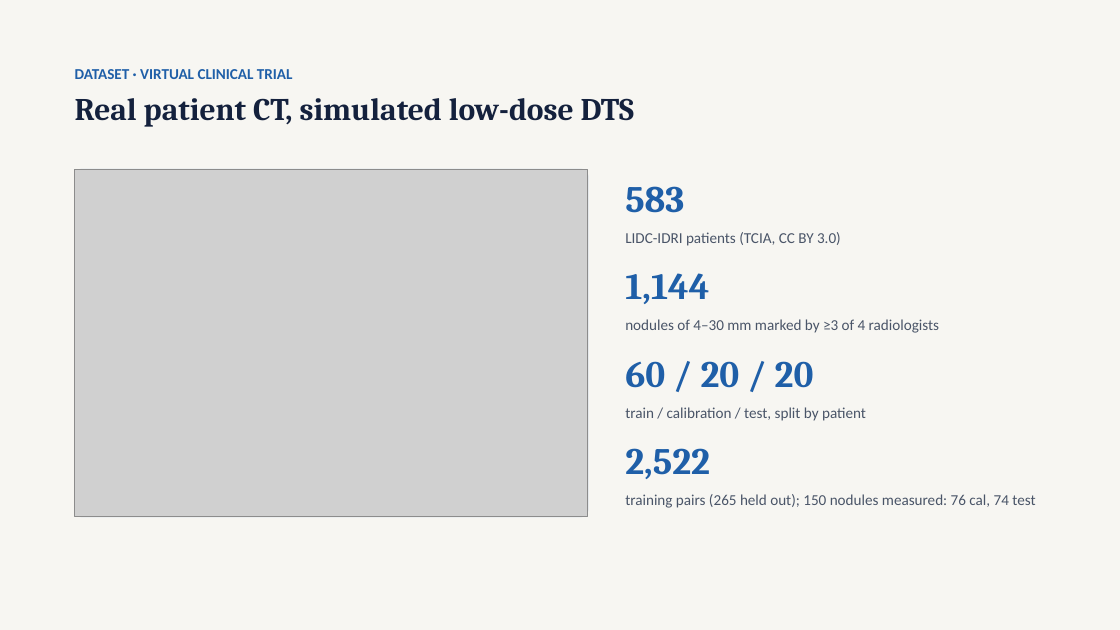
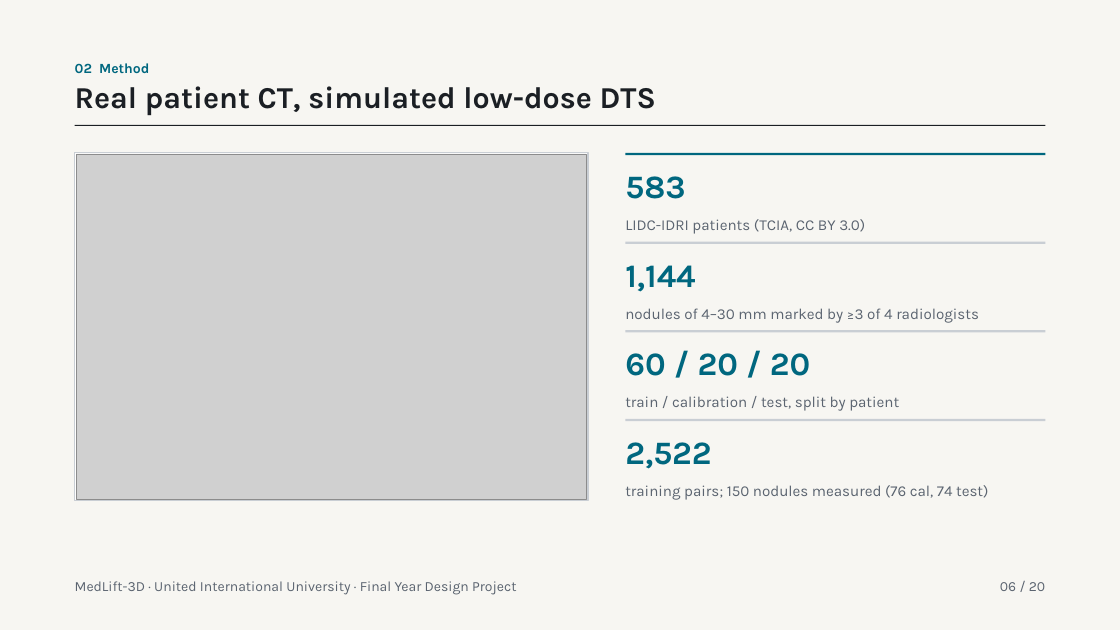
Before and after one commit to tcsquanta/medlift3d, a slide deck: slide 6 of report/MedLift3D_Defense.pptx (slide 7 before the commit). Drawn at 1120x630 pixels with LibreOffice and Linux fonts; fonts in the diff are those of the drawing; grey boxes stand for pictures. Boxes give left, top, right and bottom in pixels: in the first picture for what was removed or moved away, otherwise in the second. Text is boxed around its words. In the diff, an @@ line names an element or a change of style, - is before the commit and + after.

```diff
--- a/report/MedLift3D_Defense.pptx
+++ b/report/MedLift3D_Defense.pptx
@@ text "Real patient CT, simulated low-dose ...": place and size @@
-text "Real patient CT, simulated low-dose ..." at (75, 98, 634, 127)
+text "Real patient CT, simulated low-dose ..." at (75, 86, 656, 116)
@@ text "Real patient CT, simulated low-dose ..." at (75, 86, 656, 116): size 27 to 26 pt, font Cambria to Karla, text colour #14213D to #1B1F24; line spacing 1.05 to 1 @@
@@ text removed at (75, 69, 293, 79) @@
-DATASET · VIRTUAL CLINICAL TRIAL
@@ text added at (75, 63, 149, 73), 12 pt, text #00677F, bold @@
+02 Method
@@ rectangle added at (75, 125, 1046, 126), fill #1B1F24 @@
@@ rounded rectangle removed at (75, 169, 588, 517) @@
@@ rectangle added at (75, 153, 588, 501), fill #FFFFFF, outline #C9CED4 1 pt @@
@@ picture: place and size @@
-picture at (75, 169, 588, 517)
+picture at (76, 154, 586, 499)
@@ text "583": place and size @@
-text "583" at (625, 186, 841, 246)
+text "583" at (625, 176, 865, 234)
@@ text "583" at (625, 176, 865, 234): size 32 to 28 pt, font Cambria to Karla, text colour #1F5FA8 to #00677F in "583"; font Calibri to Karla, text colour #4A5568 to #5B6470; line spacing 1.2 to 1.25; more space between paragraphs @@
@@ rectangle added at (625, 153, 1045, 155), fill #00677F @@
@@ text "1,144": place and size @@
-text "1,144" at (625, 273, 939, 333)
+text "1,144" at (625, 265, 979, 323)
@@ text "1,144" at (625, 265, 979, 323): size 32 to 28 pt, font Cambria to Karla, text colour #1F5FA8 to #00677F in "1,144"; font Calibri to Karla, text colour #4A5568 to #5B6470 in "nodules of 4–30 mm marked by ≥3 ..."; line spacing 1.2 to 1.25; more space between paragraphs @@
@@ rectangle added at (625, 242, 1045, 245), fill #C9CED4 @@
@@ text "60 / 20 / 20": place and size @@
-text "60 / 20 / 20" at (625, 361, 866, 421)
+text "60 / 20 / 20" at (625, 353, 899, 411)
@@ text "60 / 20 / 20" at (625, 353, 899, 411): size 32 to 28 pt, font Cambria to Karla, text colour #1F5FA8 to #00677F in "60 / 20 / 20"; font Calibri to Karla, text colour #4A5568 to #5B6470 in "train / calibration / test, split by ..."; line spacing 1.2 to 1.25; more space between paragraphs @@
@@ rectangle added at (625, 330, 1045, 333), fill #C9CED4 @@
@@ rectangle added at (625, 419, 1045, 422), fill #C9CED4 @@
@@ text at (625, 442, 711, 469): size 32 to 28 pt, font Cambria to Karla, text colour #1F5FA8 to #00677F in "2,522" @@
@@ text at (625, 485, 988, 500): text changed; font Calibri to Karla; text colour #4A5568 to #5B6470 @@
-training pairs (265 held out); 150 nodules measured: 76 cal, 74 test
+training pairs; 150 nodules measured (76 cal, 74 test)
@@ text added at (75, 581, 516, 595), 12 pt, text #5B6470 @@
+MedLift-3D · United International University · Final Year Design Project
@@ text added at (1000, 582, 1045, 591), 12 pt, text #5B6470 @@
+06 / 20
```
Also in this commit, not shown: 19 other slides changed, 1 slide removed.
